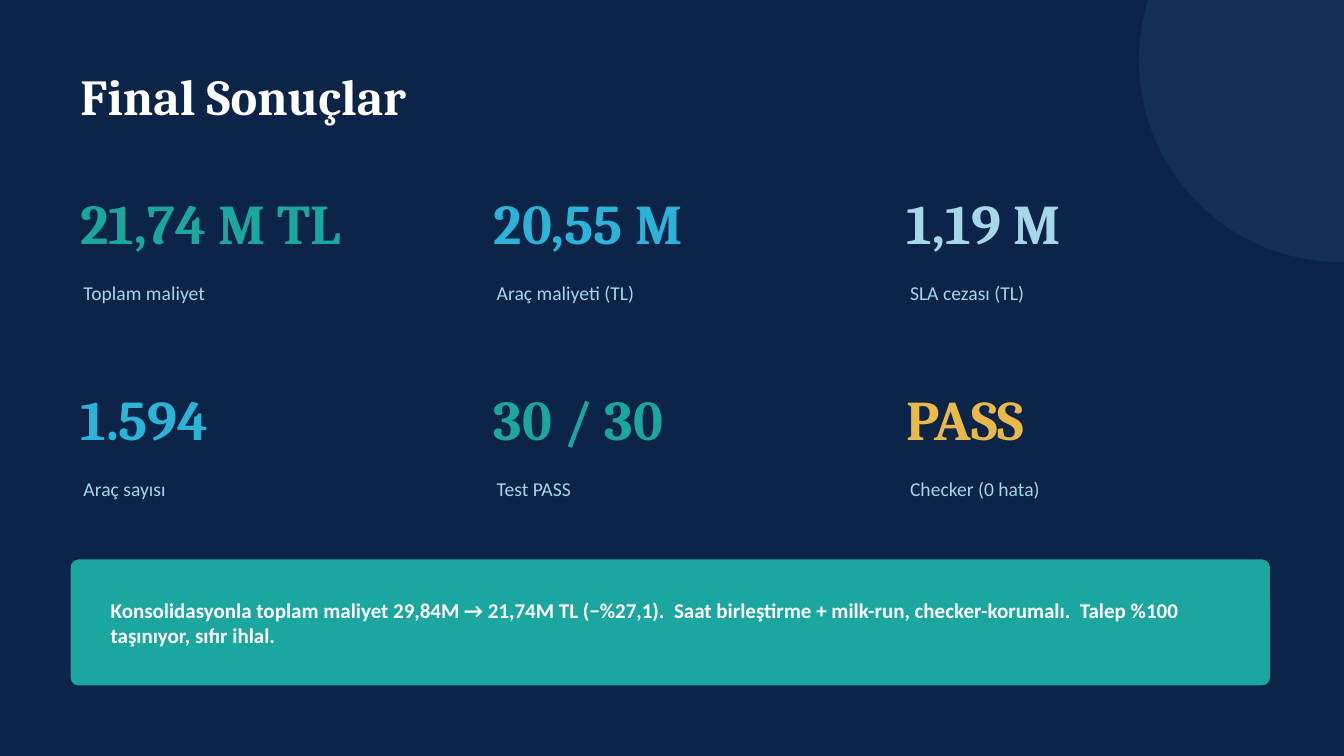
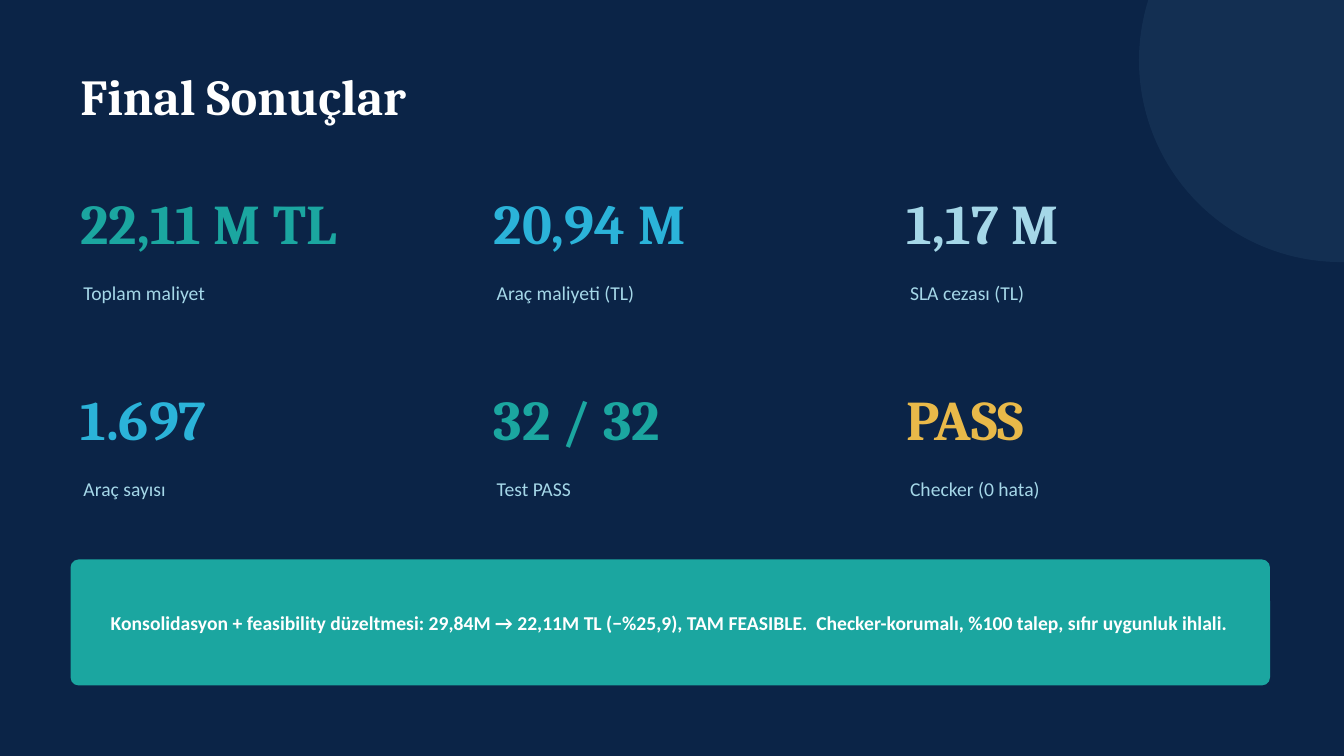
Before and after one commit to dildasoftware/LoadIQ-LojistikOptimizasyonTeknofest26, a slide deck: slide 9 of stage2_gelismis_cozum/teslim/LoadIQ_Sunum.pptx. Drawn at 1344x756 pixels with LibreOffice and Linux fonts; fonts in the diff are those of the drawing. Boxes give left, top, right and bottom in pixels: in the first picture for what was removed or moved away, otherwise in the second. Text is boxed around its words. In the diff, an @@ line names an element or a change of style, - is before the commit and + after.

Commit message:
Feasibility fix: check_cikis_hazirlik + akilli kiralik (22.11M feasible, 32/32)

```diff
--- a/stage2_gelismis_cozum/teslim/LoadIQ_Sunum.pptx
+++ b/stage2_gelismis_cozum/teslim/LoadIQ_Sunum.pptx
@@ text at (x1=80, y1=206, x2=336, y2=252): text changed @@
-21,74 M TL
+22,11 M TL
@@ text at (x1=494, y1=206, x2=685, y2=252): text changed @@
-20,55 M
+20,94 M
@@ text at (x1=907, y1=206, x2=1058, y2=252): text changed @@
-1,19 M
+1,17 M
@@ text at (x1=80, y1=402, x2=206, y2=441): text changed @@
-1.594
+1.697
@@ text at (x1=494, y1=402, x2=660, y2=441): text changed @@
-30 / 30
+32 / 32
@@ text at (x1=111, y1=615, x2=1227, y2=634): text changed; size 15 to 14 pt @@
-Konsolidasyonla toplam maliyet 29,84M → 21,74M TL (−%27,1). Saat birleştirme + milk-run, checker-korumalı. Talep %100 taşınıyor, sıfır ihlal.
+Konsolidasyon + feasibility düzeltmesi: 29,84M → 22,11M TL (−%25,9), TAM FEASIBLE. Checker-korumalı, %100 talep, sıfır uygunluk ihlali.
```
Also in this commit, not shown: 9 other files.
